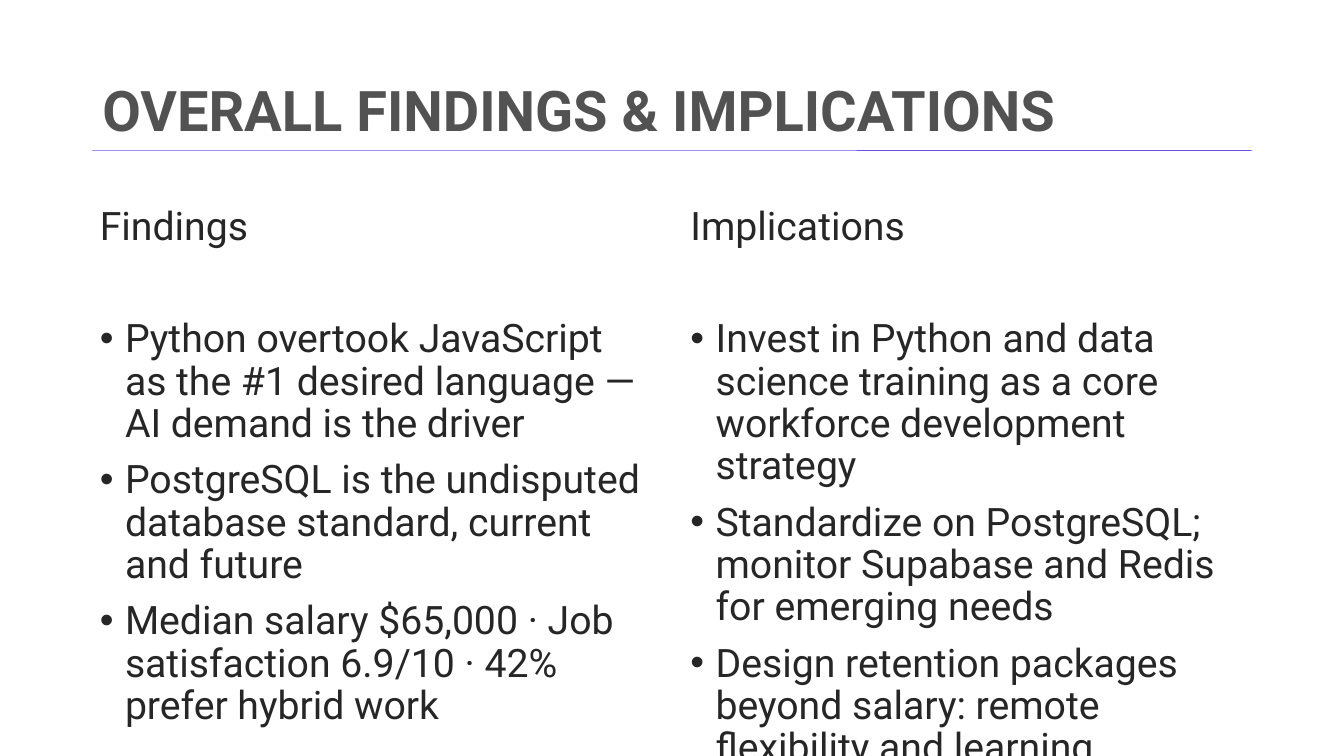
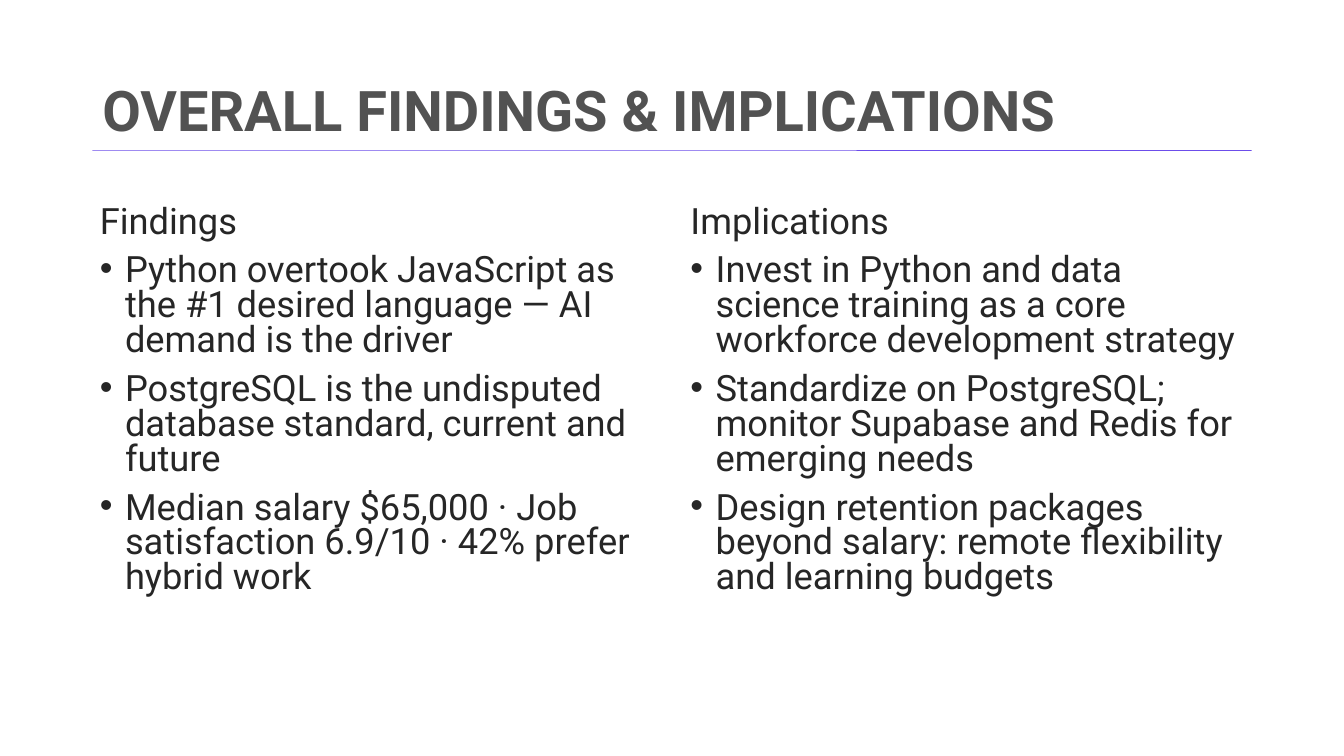
Before and after one commit to adriant25/ibm-data-analyst-capstone, a slide deck: slide 18 of capstone-project/capstone_v3.pptx. Drawn at 1344x756 pixels with LibreOffice and Linux fonts; fonts in the diff are those of the drawing; background and template pictures are left out. Boxes give left, top, right and bottom in pixels: in the first picture for what was removed or moved away, otherwise in the second. Text is boxed around its words. In the diff, an @@ line names an element or a change of style, - is before the commit and + after.

```diff
--- a/capstone-project/capstone_v3.pptx
+++ b/capstone-project/capstone_v3.pptx
@@ text "Findings" at box(100, 206, 629, 597): size 28 to 25.9 pt; line spacing 0.9 to 0.8 @@
@@ text "Implications" at box(690, 206, 1235, 597): size 28 to 25.9 pt; line spacing 0.9 to 0.8 @@
```
Also in this commit, not shown: 5 other slides changed, 7 other files.
